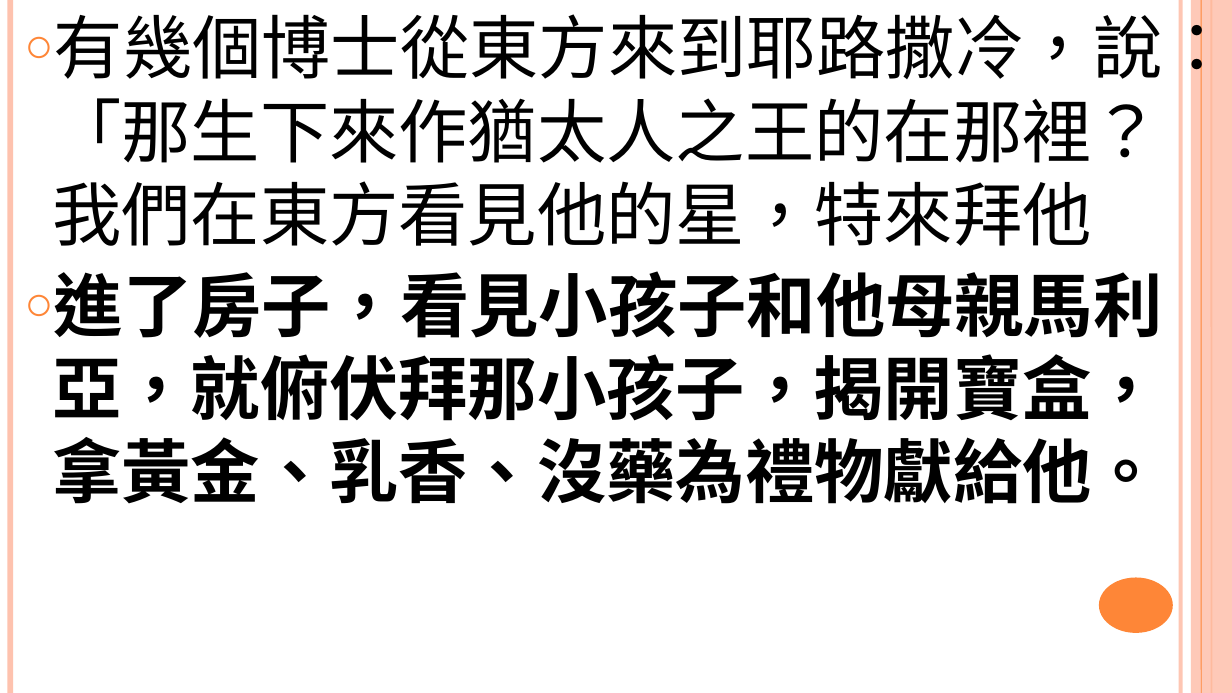
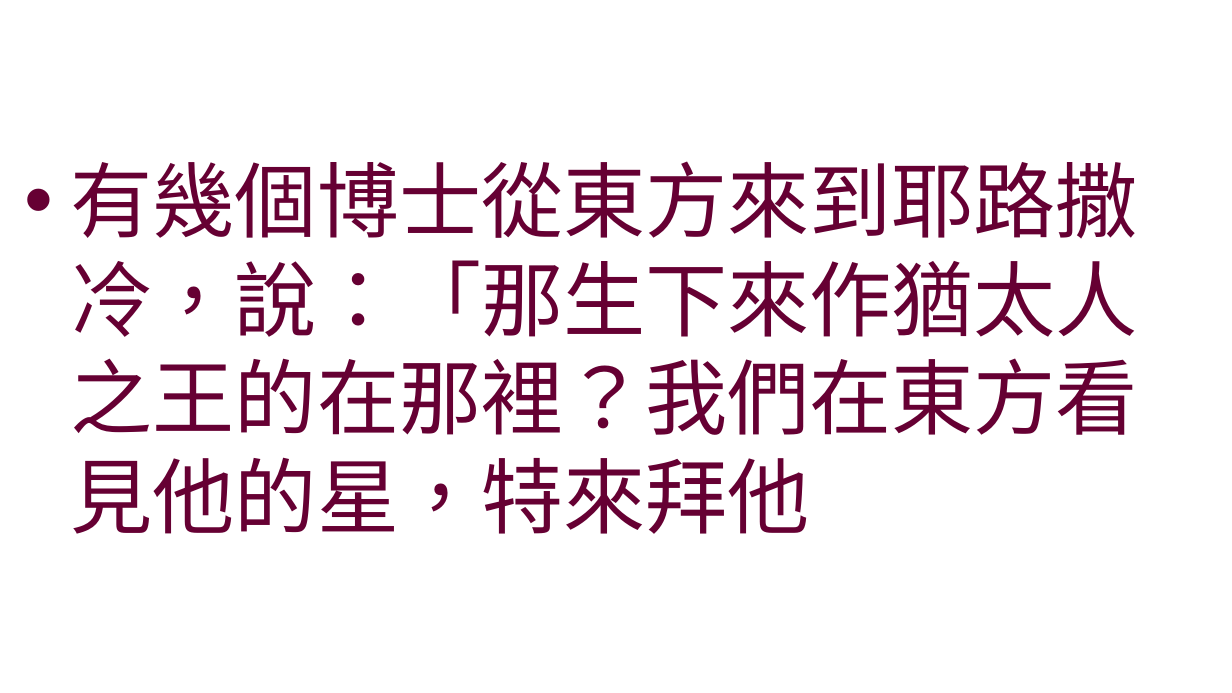
Before and after one commit to batisuoc/worship-resources, a slide deck: slide 7 of 6救主降生.pptx (slide 5 before the commit). Drawn at 1232x693 pixels with LibreOffice and Linux fonts; fonts in the diff are those of the drawing; background and template pictures are left out. Boxes give left, top, right and bottom in pixels: in the first picture for what was removed or moved away, otherwise in the second. Text is boxed around its words. In the diff, an @@ line names an element or a change of style, - is before the commit and + after.

```diff
--- a/6救主降生.pptx
+++ b/6救主降生.pptx
@@ line removed from (10, 0) to (10, 693) @@
@@ text "有幾個博士從東方來到耶路撒冷，說：「那生下來作猶太人之王的在那裡？我們在東方看見他的星，特來拜他" at bbox=[71, 161, 1138, 534]: size 54 to 64 pt, text colour #000000 to #660033; bullet ○ to •; more space between paragraphs; vertical alignment top to middle @@
@@ line removed from (1181, 0) to (1181, 693) @@
@@ rectangle removed at bbox=[1191, 0, 1232, 693] @@
@@ line removed from (1202, 0) to (1202, 693) @@
@@ line removed from (1212, 0) to (1212, 693) @@
@@ text at bbox=[52, 271, 1163, 504]: paragraph removed @@
-○ 進了房子，看見小孩子和他母親馬利亞，就俯伏拜那小孩子，揭開寶盒，拿黃金、乳香、沒藥為禮物獻給他。
@@ ellipse removed at bbox=[1099, 578, 1173, 633] @@
```
Also in this commit, not shown: 4 other slides changed, 3 slides added, 1 other file.
